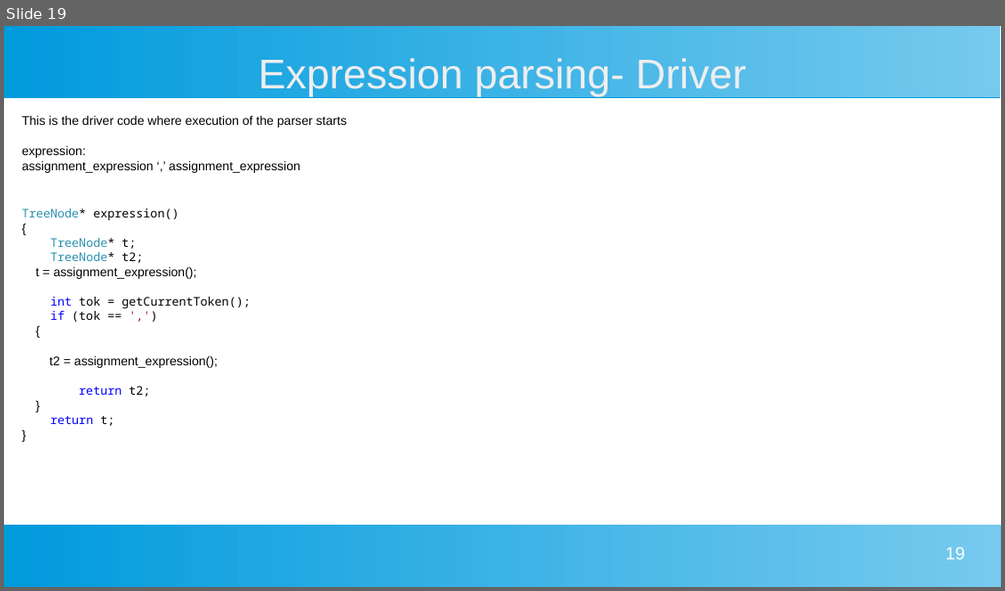
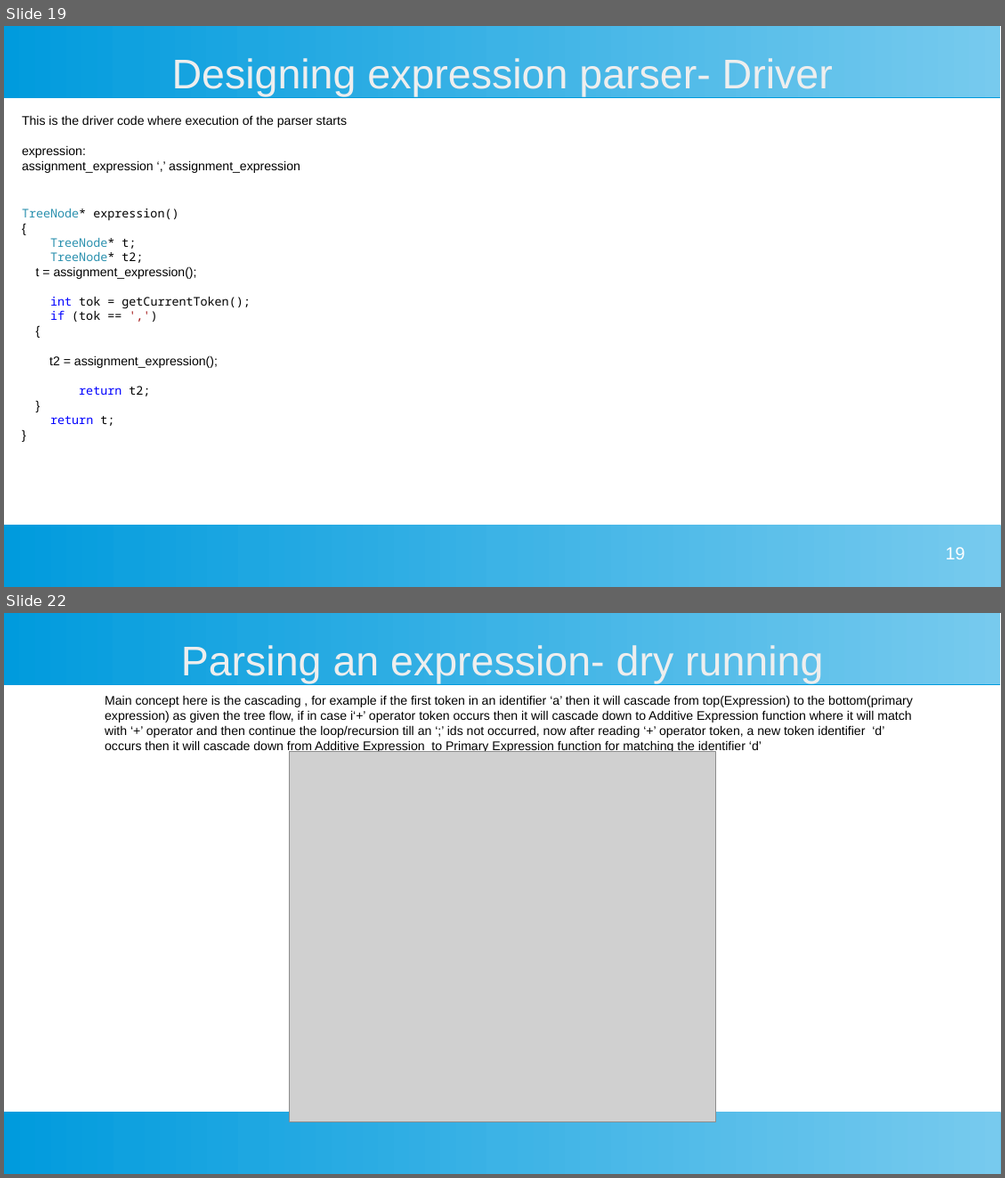
Before and after one commit to daipayan-bhowal/ProtoCParser, a slide deck: Manual/C Parser.pptx. Shown one above the other, each under a label of ours: slide 19 before the commit, slides 19 and 22 after it; the slides between them are not shown. The pictures are 1005x591 and 1005x1178 pixels, drawn with LibreOffice and Linux fonts; fonts in the diff are those of the drawing; grey boxes stand for pictures. Boxes give left, top, right and bottom in pixels: in the first picture for what was removed or moved away, otherwise in the second. Text is boxed around its words. In the diff, an @@ line names an element or a change of style, - is before the commit and + after.

Commit message:
Manual PPT file C-Parser.ppt updated

```diff
--- a/Manual/C Parser.pptx
+++ b/Manual/C Parser.pptx
@@ slide 22 added at [4, 613, 1001, 1174], background #FFFFFF; not listed: 2 template elements that a slide beside it also shows @@
@@ text added at [181, 645, 823, 684], 33 pt, text #EEEEEE @@
+Parsing an expression- dry running
@@ text added at [105, 695, 913, 753], 10 pt, text #000000 @@
+Main concept here is the cascading , for example if the first token in an identifier ‘a’ then it will cascade from top(Expression) to the bottom(primary expression) as given the tree flow, if in case i‘+’ operator token occurs then it will cascade down to Additive Expression function where it will match with ‘+’ operator and then continue the loop/recursion till an ‘;’ ids not occurred, now after reading ‘+’ operator token, a new token identifier ‘d’ occurs then it will cascade down from Additive Expression to Primary Expression function for matching the identifier ‘d’
@@ picture added at [289, 751, 716, 1121] @@
@@ slide 19 changed as well @@
@@ text at [172, 58, 833, 97]: text changed @@
-Expression parsing- Driver
+Designing expression parser- Driver
```
Also in this commit, not shown: 16 other slides changed, 2 other slides added, 5 other files.
